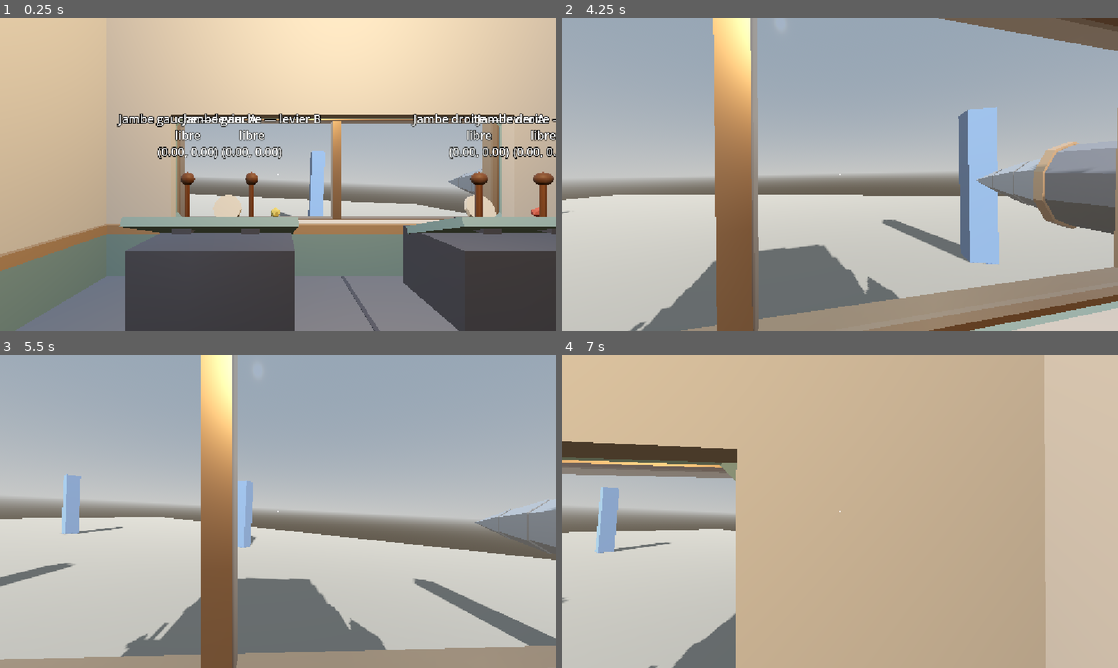
Above: before the commit, frames 1-4 (two rows, left to right).
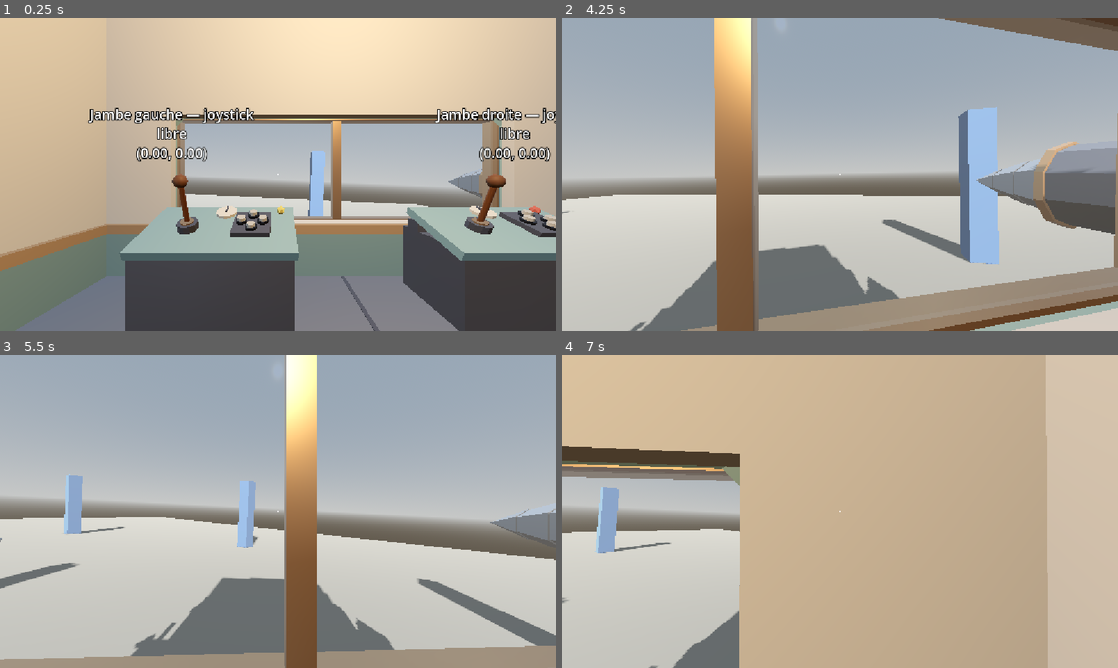
Above: after the commit, the same moments.

Repository: Marchma0/Robot-The-Bot
Game: Godot game, scene res://tests/sandbox_mecha.tscn
Two runs of this game, one before a commit and one after it. Both use one fixed random seed, a clock stepped at 60 frames per second and the inputs below. This scene is started directly instead of the project's main scene.
Inputs (mouse positions are in pixels of both pictures, inside the frame that each line leads up to):
- Up to frame 1 (0.25 s): no input
- Up to frame 2 (4.25 s): move the mouse to (867, 174) at 0.52 s; hold W (move_forward) from 0.53 s (still down); click (867, 174) at 0.6 s; tap Space (jump) at 0.77, 1.52, 3.02, 3.77 s; tap E (interact) at 0.8, 1.35, 2.3, 2.85, 3.8 s; move the mouse to (812, 174) at 1.27 s; click (812, 174) at 1.55 s; move the mouse to (851, 168) at 2.02 s; click (851, 168) at 2.1 s; move the mouse to (834, 180) at 2.77 s; click (834, 180) at 3.05 s; move the mouse to (878, 177) at 3.52 s; click (878, 177) at 3.6 s
- Up to frame 3 (5.5 s): keep holding W (move_forward); move the mouse to (233, 508) at 4.27 s; tap E (interact) at 4.35, 5.3 s; tap Space (jump) at 4.52 s; click (233, 508) at 4.55 s; move the mouse to (283, 511) at 5.02 s; click (283, 511) at 5.1 s
- Up to frame 4 (7 s): move the mouse to (817, 505) at 5.77 s; release W (move_forward) at 5.78 s; hold D (move_right) 5.78-6.53 s; tap E (interact) at 5.85, 6.8 s; tap Space (jump) at 6.02, 6.77 s; click (817, 505) at 6.05 s; move the mouse to (867, 511) at 6.52 s; hold W (move_forward) from 6.53 s (still down); click (867, 511) at 6.6 s

The runs differ from the first frame. In frame 1, 13% of the frame differs, in the area x 15-100%, y 28-78%; in frame 2, 0.2%; in frame 3, 14%, in the area x 0-100%, y 0-100%; in frame 4, 2.5%.

Commit message:
Commandes du robot : joystick + pad par jambe, foreuse, station du grappin
- Ventre : 1 joystick (toutes directions) + 1 pad 4 flèches par jambe
- Foreuse : levier de profondeur (0 → 3 m, reste en place) + bouton miner (interrupteur synchronisé)
- Grappin : station assise Seat (écran = caméra sur la pince, plein écran pour l'occupant, hôte autoritaire)
- Plateaux des consoles inclinés vers l'utilisateur (modèle Blender + positions Godot)

Co-Authored-By: Claude Opus 5.5 <noreply@anthropic.com>

Diff:
--- a/scenes/mecha/controls/push_button.tscn
+++ b/scenes/mecha/controls/push_button.tscn
@@ -25,6 +25,14 @@
 radial_segments = 12
 rings = 1
 
+[sub_resource type="SceneReplicationConfig" id="SceneReplicationConfig_button"]
+properties/0/path = NodePath(".:press_count")
+properties/0/spawn = true
+properties/0/replication_mode = 2
+properties/1/path = NodePath(".:is_on")
+properties/1/spawn = true
+properties/1/replication_mode = 2
+
 [node name="PushButton" type="Area3D"]
 script = ExtResource("1_button")
 
@@ -48,3 +56,6 @@
 pixel_size = 0.0025
 font_size = 32
 outline_size = 8
+
+[node name="MultiplayerSynchronizer" type="MultiplayerSynchronizer" parent="."]
+replication_config = SubResource("SceneReplicationConfig_button")
--- /dev/null
+++ b/scenes/mecha/controls/seat.tscn
@@ -0,0 +1,70 @@
+[gd_scene format=3]
+
+[ext_resource type="Script" path="res://scripts/interaction/seat.gd" id="1_seat"]
+
+[sub_resource type="BoxShape3D" id="BoxShape3D_seat"]
+size = Vector3(0.6, 0.9, 0.6)
+
+[sub_resource type="QuadMesh" id="QuadMesh_screen"]
+size = Vector2(0.48, 0.34)
+
+[sub_resource type="StandardMaterial3D" id="StandardMaterial3D_hint"]
+transparency = 1
+albedo_color = Color(1, 1, 1, 0)
+
+[sub_resource type="BoxMesh" id="BoxMesh_hint"]
+material = SubResource("StandardMaterial3D_hint")
+size = Vector3(0.54, 0.58, 0.54)
+
+[sub_resource type="SceneReplicationConfig" id="SceneReplicationConfig_seat"]
+properties/0/path = NodePath(".:occupant_peer_id")
+properties/0/spawn = true
+properties/0/replication_mode = 2
+
+[node name="Seat" type="Area3D"]
+script = ExtResource("1_seat")
+
+[node name="CollisionShape3D" type="CollisionShape3D" parent="."]
+transform = Transform3D(1, 0, 0, 0, 1, 0, 0, 0, 1, 0, 0.45, 0)
+shape = SubResource("BoxShape3D_seat")
+
+[node name="ChairHint" type="MeshInstance3D" parent="."]
+unique_name_in_owner = true
+transform = Transform3D(1, 0, 0, 0, 1, 0, 0, 0, 1, 0, 0.6, 0)
+cast_shadow = 0
+mesh = SubResource("BoxMesh_hint")
+
+[node name="SitPoint" type="Marker3D" parent="."]
+unique_name_in_owner = true
+transform = Transform3D(1, 0, 0, 0, 1, 0, 0, 0, 1, 0, 0.08, 0)
+
+[node name="Screen" type="MeshInstance3D" parent="."]
+unique_name_in_owner = true
+transform = Transform3D(1, 0, 0, 0, 1, 0, 0, 0, 1, 0, 0.66, -0.765)
+cast_shadow = 0
+mesh = SubResource("QuadMesh_screen")
+
+[node name="FeedViewport" type="SubViewport" parent="."]
+unique_name_in_owner = true
+size = Vector2i(320, 240)
+render_target_update_mode = 4
+
+[node name="FeedCamera" type="Camera3D" parent="FeedViewport"]
+unique_name_in_owner = true
+current = true
+fov = 70.0
+
+[node name="PovCamera" type="Camera3D" parent="."]
+unique_name_in_owner = true
+fov = 75.0
+
+[node name="DebugLabel" type="Label3D" parent="."]
+unique_name_in_owner = true
+transform = Transform3D(1, 0, 0, 0, 1, 0, 0, 0, 1, 0, 1.15, 0)
+billboard = 1
+pixel_size = 0.0025
+font_size = 32
+outline_size = 8
+
+[node name="MultiplayerSynchronizer" type="MultiplayerSynchronizer" parent="."]
+replication_config = SubResource("SceneReplicationConfig_seat")
--- a/scenes/mecha/mecha.tscn
+++ b/scenes/mecha/mecha.tscn
@@ -3,6 +3,7 @@
 [ext_resource type="PackedScene" path="res://assets/models/mecha.glb" id="1_glb"]
 [ext_resource type="PackedScene" path="res://scenes/mecha/controls/lever.tscn" id="2_lever"]
 [ext_resource type="PackedScene" path="res://scenes/mecha/controls/push_button.tscn" id="3_button"]
+[ext_resource type="PackedScene" path="res://scenes/mecha/controls/seat.tscn" id="4_seat"]
 
 [sub_resource type="SceneReplicationConfig" id="SceneReplicationConfig_mecha"]
 properties/0/path = NodePath(".:position")
@@ -63,8 +64,8 @@
 [sub_resource type="BoxShape3D" id="Shape_HeadCeiling"]
 size = Vector3(4.6, 0.1, 4)
 
-[sub_resource type="BoxShape3D" id="Shape_ArmConsoleL"]
-size = Vector3(0.9, 0.5, 0.6)
+[sub_resource type="BoxShape3D" id="Shape_GrabberDesk"]
+size = Vector3(0.8, 0.88, 0.4)
 
 [sub_resource type="BoxShape3D" id="Shape_ArmConsoleR"]
 size = Vector3(0.9, 0.5, 0.6)
@@ -157,9 +158,9 @@
 transform = Transform3D(1, 0, 0, 0, 1, 0, 0, 0, 1, 0, 8.35, 0)
 shape = SubResource("Shape_HeadCeiling")
 
-[node name="ArmConsoleL" type="CollisionShape3D" parent="Hull"]
-transform = Transform3D(1, 0, 0, 0, 1, 0, 0, 0, 1, -1.1, 5.85, -1.45)
-shape = SubResource("Shape_ArmConsoleL")
+[node name="GrabberDesk" type="CollisionShape3D" parent="Hull"]
+transform = Transform3D(1, 0, 0, 0, 1, 0, 0, 0, 1, -1.1, 6.04, -1.55)
+shape = SubResource("Shape_GrabberDesk")
 
 [node name="ArmConsoleR" type="CollisionShape3D" parent="Hull"]
 transform = Transform3D(1, 0, 0, 0, 1, 0, 0, 0, 1, 1.1, 5.85, -1.45)
@@ -201,67 +202,90 @@
 
 [node name="Controls" type="Node3D" parent="."]
 
-[node name="LegL_LeverA" parent="Controls" instance=ExtResource("2_lever")]
-transform = Transform3D(1, 0, 0, 0, 1, 0, 0, 0, 1, -1.22, 3.22, -1.4)
-display_name = "Jambe gauche — levier A"
-axes = 0
+[node name="LegL_Stick" parent="Controls" instance=ExtResource("2_lever")]
+transform = Transform3D(1, 0, 0, 0, 0.9397, -0.342, 0, 0.342, 0.9397, -1.22, 3.2249, -1.3944)
+display_name = "Jambe gauche — joystick"
+axes = 1
 handle_length = 0.3
 knob_color = Color(0.45, 0.28, 0.14, 1)
 
-[node name="LegL_LeverB" parent="Controls" instance=ExtResource("2_lever")]
-transform = Transform3D(1, 0, 0, 0, 1, 0, 0, 0, 1, -0.78, 3.22, -1.4)
-display_name = "Jambe gauche — levier B"
-axes = 0
+[node name="LegL_PadUp" parent="Controls" instance=ExtResource("3_button")]
+transform = Transform3D(0.55, 0, 0, 0, 0.5168, -0.1881, 0, 0.1881, 0.5168, -0.78, 3.2467, -1.4982)
+display_name = "Jambe gauche — pad haut"
+cap_color = Color(0.78, 0.76, 0.7, 1)
+show_debug = false
+
+[node name="LegL_PadDown" parent="Controls" instance=ExtResource("3_button")]
+transform = Transform3D(0.55, 0, 0, 0, 0.5168, -0.1881, 0, 0.1881, 0.5168, -0.78, 3.1954, -1.3573)
+display_name = "Jambe gauche — pad bas"
+cap_color = Color(0.78, 0.76, 0.7, 1)
+show_debug = false
+
+[node name="LegL_PadLeft" parent="Controls" instance=ExtResource("3_button")]
+transform = Transform3D(0.55, 0, 0, 0, 0.5168, -0.1881, 0, 0.1881, 0.5168, -0.855, 3.2211, -1.4278)
+display_name = "Jambe gauche — pad gauche"
+cap_color = Color(0.78, 0.76, 0.7, 1)
+show_debug = false
+
+[node name="LegL_PadRight" parent="Controls" instance=ExtResource("3_button")]
+transform = Transform3D(0.55, 0, 0, 0, 0.5168, -0.1881, 0, 0.1881, 0.5168, -0.705, 3.2211, -1.4278)
+display_name = "Jambe gauche — pad droite"
+cap_color = Color(0.78, 0.76, 0.7, 1)
+show_debug = false
+
+[node name="LegR_Stick" parent="Controls" instance=ExtResource("2_lever")]
+transform = Transform3D(1, 0, 0, 0, 0.9397, -0.342, 0, 0.342, 0.9397, 0.78, 3.2249, -1.3944)
+display_name = "Jambe droite — joystick"
+axes = 1
 handle_length = 0.3
 knob_color = Color(0.45, 0.28, 0.14, 1)
 
-[node name="LegR_LeverA" parent="Controls" instance=ExtResource("2_lever")]
-transform = Transform3D(1, 0, 0, 0, 1, 0, 0, 0, 1, 0.78, 3.22, -1.4)
-display_name = "Jambe droite — levier A"
+[node name="LegR_PadUp" parent="Controls" instance=ExtResource("3_button")]
+transform = Transform3D(0.55, 0, 0, 0, 0.5168, -0.1881, 0, 0.1881, 0.5168, 1.22, 3.2467, -1.4982)
+display_name = "Jambe droite — pad haut"
+cap_color = Color(0.78, 0.76, 0.7, 1)
+show_debug = false
+
+[node name="LegR_PadDown" parent="Controls" instance=ExtResource("3_button")]
+transform = Transform3D(0.55, 0, 0, 0, 0.5168, -0.1881, 0, 0.1881, 0.5168, 1.22, 3.1954, -1.3573)
+display_name = "Jambe droite — pad bas"
+cap_color = Color(0.78, 0.76, 0.7, 1)
+show_debug = false
+
+[node name="LegR_PadLeft" parent="Controls" instance=ExtResource("3_button")]
+transform = Transform3D(0.55, 0, 0, 0, 0.5168, -0.1881, 0, 0.1881, 0.5168, 1.145, 3.2211, -1.4278)
+display_name = "Jambe droite — pad gauche"
+cap_color = Color(0.78, 0.76, 0.7, 1)
+show_debug = false
+
+[node name="LegR_PadRight" parent="Controls" instance=ExtResource("3_button")]
+transform = Transform3D(0.55, 0, 0, 0, 0.5168, -0.1881, 0, 0.1881, 0.5168, 1.295, 3.2211, -1.4278)
+display_name = "Jambe droite — pad droite"
+cap_color = Color(0.78, 0.76, 0.7, 1)
+show_debug = false
+
+[node name="Drill_Depth" parent="Controls" instance=ExtResource("2_lever")]
+transform = Transform3D(1, 0, 0, 0, 0.9397, -0.342, 0, 0.342, 0.9397, 1.25, 6.2189, -1.3573)
+display_name = "Foreuse — profondeur"
 axes = 0
-handle_length = 0.3
-knob_color = Color(0.45, 0.28, 0.14, 1)
-
-[node name="LegR_LeverB" parent="Controls" instance=ExtResource("2_lever")]
-transform = Transform3D(1, 0, 0, 0, 1, 0, 0, 0, 1, 1.22, 3.22, -1.4)
-display_name = "Jambe droite — levier B"
-axes = 0
-handle_length = 0.3
-knob_color = Color(0.45, 0.28, 0.14, 1)
-
-[node name="Grabber_Stick" parent="Controls" instance=ExtResource("2_lever")]
-transform = Transform3D(1, 0, 0, 0, 1, 0, 0, 0, 1, -1.1, 6.28, -1.38)
-display_name = "Grappin — joystick"
-axes = 1
-handle_length = 0.2
-knob_color = Color(0.9, 0.7, 0.15, 1)
-
-[node name="Drill_Stick" parent="Controls" instance=ExtResource("2_lever")]
-transform = Transform3D(1, 0, 0, 0, 1, 0, 0, 0, 1, 1.1, 6.28, -1.38)
-display_name = "Foreuse — joystick"
-axes = 1
-handle_length = 0.2
+handle_length = 0.28
+one_axis_min = 0
+spring_back = false
 knob_color = Color(0.8, 0.15, 0.1, 1)
 
-[node name="Grabber_ButtonGreen" parent="Controls" instance=ExtResource("3_button")]
-transform = Transform3D(1, 0, 0, 0, 0.9397, 0.342, 0, -0.342, 0.9397, -1.4, 6.22, -1.5)
-display_name = "Grappin — bouton vert"
-cap_color = Color(0.2, 0.7, 0.25, 1)
-
-[node name="Grabber_ButtonRed" parent="Controls" instance=ExtResource("3_button")]
-transform = Transform3D(1, 0, 0, 0, 0.9397, 0.342, 0, -0.342, 0.9397, -0.8, 6.22, -1.5)
-display_name = "Grappin — bouton rouge"
+[node name="Drill_Mine" parent="Controls" instance=ExtResource("3_button")]
+transform = Transform3D(1.4, 0, 0, 0, 1.3156, -0.4788, 0, 0.4788, 1.3156, 0.9, 6.2348, -1.4154)
+display_name = "Foreuse — miner"
 cap_color = Color(0.8, 0.15, 0.1, 1)
-
-[node name="Drill_ButtonGreen" parent="Controls" instance=ExtResource("3_button")]
-transform = Transform3D(1, 0, 0, 0, 0.9397, 0.342, 0, -0.342, 0.9397, 0.8, 6.22, -1.5)
-display_name = "Foreuse — bouton vert"
-cap_color = Color(0.2, 0.7, 0.25, 1)
-
-[node name="Drill_ButtonRed" parent="Controls" instance=ExtResource("3_button")]
-transform = Transform3D(1, 0, 0, 0, 0.9397, 0.342, 0, -0.342, 0.9397, 1.4, 6.22, -1.5)
-display_name = "Foreuse — bouton rouge"
-cap_color = Color(0.8, 0.15, 0.1, 1)
+toggle = true
+
+[node name="Grabber_Seat" parent="Controls" node_paths=PackedStringArray("camera_anchor") instance=ExtResource("4_seat")]
+transform = Transform3D(1, 0, 0, 0, 1, 0, 0, 0, 1, -1.1, 5.6, -0.85)
+display_name = "Grappin — poste"
+camera_anchor = NodePath("../../GrabberCamAnchor")
+
+[node name="GrabberCamAnchor" type="Marker3D" parent="."]
+transform = Transform3D(1, 0, 0, 0, 0.8829, 0.4695, 0, -0.4695, 0.8829, -2.95, 4.3, -2.3)
 
 [node name="Players" type="Node3D" parent="."]
 
--- a/scenes/player/dwarf.tscn
+++ b/scenes/player/dwarf.tscn
@@ -56,6 +56,7 @@
 visible = false
 
 [node name="Crosshair" type="CenterContainer" parent="Hud"]
+unique_name_in_owner = true
 anchors_preset = 15
 anchor_right = 1.0
 anchor_bottom = 1.0
--- a/scripts/interaction/interactor.gd
+++ b/scripts/interaction/interactor.gd
@@ -2,13 +2,13 @@
 extends RayCast3D
 ## Rayon de visée du nain local (enfant de sa caméra).
 ## Trouve la commande visée, la surligne, envoie les demandes à l'hôte
-## (appuyer, attraper, lâcher) et pilote le levier tenu.
+## (appuyer, attraper, lâcher, s'installer, se lever) et pilote le levier tenu.
 ## Actif uniquement pour le joueur local.
 
 ## Le message à afficher a changé ("" = rien à afficher).
 signal prompt_changed(text: String)
 
-## Délai max d'attente de la réponse de l'hôte après une demande d'attraper.
+## Délai max d'attente de la réponse de l'hôte après une demande (attraper, s'installer).
 const GRAB_TIMEOUT: float = 1.0
 
 ## Variation de la valeur du levier par pixel de souris.
@@ -21,6 +21,9 @@
 var _grab_pending: bool = false
 var _grab_wait: float = 0.0
 var _wanted: Vector2 = Vector2.ZERO
+var _seat: Seat = null
+var _seat_pending: bool = false
+var _seat_wait: float = 0.0
 var _prompt: String = ""
 
 
@@ -29,9 +32,14 @@
 
 
 func _physics_process(delta: float) -> void:
-	_update_target()
-	_handle_actions()
-	_update_held(delta)
+	if _seat != null:
+		# Assis (ou en attente de l'hôte) : seule action possible, se lever.
+		_set_target(null)
+		_update_seat(delta)
+	else:
+		_update_target()
+		_handle_actions()
+		_update_held(delta)
 	_update_prompt()
 
 
@@ -45,6 +53,13 @@
 ## Vrai quand le joueur tient un levier (confirmé par l'hôte).
 func is_holding() -> bool:
 	return _held != null and not _grab_pending and _held.is_held_locally()
+
+
+## Le siège où le joueur est installé (confirmé par l'hôte), sinon null.
+func get_seat() -> Seat:
+	if _seat != null and not _seat_pending and _seat.is_seated_locally():
+		return _seat
+	return null
 
 
 ## Mouvement de souris en pixels (x droite, y haut) pendant qu'on tient un levier.
@@ -82,6 +97,11 @@
 	var grab: bool = Input.is_action_just_pressed("grab")
 	if _target is PushButton and (press or grab):
 		(_target as PushButton).request_press.rpc_id(1)
+	elif _target is Seat and (press or grab) and _held == null:
+		_seat = _target as Seat
+		_seat_pending = true
+		_seat_wait = 0.0
+		_seat.request_sit.rpc_id(1)
 	elif _target is Lever and grab and _held == null:
 		_held = _target as Lever
 		_grab_pending = true
@@ -112,6 +132,23 @@
 	_held.submit_value.rpc_id(1, _wanted)
 
 
+func _update_seat(delta: float) -> void:
+	if _seat_pending:
+		_seat_wait += delta
+		if _seat.is_seated_locally():
+			_seat_pending = false
+		elif _seat_wait > GRAB_TIMEOUT or _seat.occupant_peer_id != 0:
+			_seat = null   # refusé (occupé, trop loin…)
+			_seat_pending = false
+		return
+	if not _seat.is_seated_locally():
+		_seat = null   # l'hôte nous a libéré
+		return
+	if Input.is_action_just_pressed("interact"):
+		_seat.request_leave.rpc_id(1)
+		_seat = null
+
+
 func _release() -> void:
 	# Envoyé même si l'hôte n'a pas encore répondu : les RPC fiables arrivent dans l'ordre,
 	# donc un "attraper" accepté juste avant sera bien suivi du "lâcher".
@@ -122,7 +159,9 @@
 
 func _update_prompt() -> void:
 	var text: String = ""
-	if _held != null and not _grab_pending:
+	if _seat != null and not _seat_pending:
+		text = _seat.get_prompt()
+	elif _held != null and not _grab_pending:
 		text = _held.get_prompt()
 	elif _target != null:
 		text = _target.get_prompt()
--- a/scripts/interaction/lever.gd
+++ b/scripts/interaction/lever.gd
@@ -20,6 +20,8 @@
 @export var knob_color: Color = Color(0.45, 0.28, 0.14)
 ## Longueur de la tige (m), à l'échelle des nains : ~0.3 pour un levier, ~0.2 pour un joystick.
 @export var handle_length: float = 0.3
+## Levier à 1 axe : valeur minimale (0 = le levier ne va pas en arrière, ex. profondeur de la foreuse).
+@export_range(-1.0, 0.0) var one_axis_min: float = -1.0
 
 ## Position du levier, chaque axe dans [-1, 1]. y = avant (+) / arrière (-), x = droite (+) / gauche (-).
 var value: Vector2 = Vector2.ZERO
@@ -120,7 +122,7 @@
 
 func _constrain(raw: Vector2) -> Vector2:
 	if axes == Axes.ONE:
-		return Vector2(0.0, clampf(raw.y, -1.0, 1.0))
+		return Vector2(0.0, clampf(raw.y, one_axis_min, 1.0))
 	# Joystick : débattement circulaire (la diagonale ne va pas plus loin que tout droit).
 	return raw.limit_length(1.0)
 
--- a/scripts/interaction/push_button.gd
+++ b/scripts/interaction/push_button.gd
@@ -1,7 +1,9 @@
 class_name PushButton
 extends Interactable
 ## Bouton : action instantanée (E / clic), utilisable en marchant.
-## L'hôte valide l'appui, émet `pressed`, puis joue l'animation chez tout le monde.
+## En mode `toggle`, chaque appui allume / éteint (le bouton reste enfoncé et brille quand il est allumé).
+## L'hôte valide l'appui, émet `pressed`, met à jour l'état (répliqué par le
+## MultiplayerSynchronizer) puis déclenche l'animation chez tout le monde.
 
 ## Émis sur l'hôte uniquement, après validation.
 signal pressed(peer_id: int)
@@ -10,11 +12,17 @@
 const PRESS_DURATION: float = 0.15
 
 @export var cap_color: Color = Color(0.8, 0.15, 0.1)
+## Interrupteur : un appui allume, l'appui suivant éteint.
+@export var toggle: bool = false
 
+## Nombre d'appuis validés. Autorité : hôte.
 var press_count: int = 0
+## État allumé (mode toggle). Autorité : hôte.
+var is_on: bool = false
 
 var _press_timer: float = 0.0
 var _cap_rest_y: float = 0.0
+var _cap_material: StandardMaterial3D
 
 @onready var _cap: MeshInstance3D = %Cap
 @onready var _debug_label: Label3D = %DebugLabel
@@ -22,22 +30,30 @@
 
 func _ready() -> void:
 	super()
-	var material: StandardMaterial3D = StandardMaterial3D.new()
-	material.albedo_color = cap_color
-	material.roughness = 0.5
-	_cap.material_override = material
+	_cap_material = StandardMaterial3D.new()
+	_cap_material.albedo_color = cap_color
+	_cap_material.roughness = 0.5
+	_cap_material.emission = cap_color
+	_cap.material_override = _cap_material
 	_cap_rest_y = _cap.position.y
 	_debug_label.visible = show_debug
-	_update_debug()
+	NetworkManager.session_ended.connect(_on_session_ended)
 
 
 func _process(delta: float) -> void:
 	# Animation purement visuelle (pas de gameplay ici).
 	_press_timer = maxf(_press_timer - delta, 0.0)
-	_cap.position.y = _cap_rest_y - (PRESS_DEPTH if _press_timer > 0.0 else 0.0)
+	var down: bool = _press_timer > 0.0 or (toggle and is_on)
+	_cap.position.y = _cap_rest_y - (PRESS_DEPTH if down else 0.0)
+	_cap_material.emission_enabled = toggle and is_on
+	if show_debug:
+		var state: String = ("allumé" if is_on else "éteint") if toggle else "appuis : %d" % press_count
+		_debug_label.text = "%s\n%s" % [display_name, state]
 
 
 func get_prompt() -> String:
+	if toggle:
+		return "[E / clic] %s — %s" % ["éteindre" if is_on else "allumer", display_name]
 	return "[E / clic] appuyer — %s" % display_name
 
 
@@ -49,20 +65,21 @@
 	if not is_peer_in_reach(sender, reach):
 		return
 	press_count += 1
+	if toggle:
+		is_on = not is_on
 	pressed.emit(sender)
-	_play_press.rpc(press_count)
+	_play_press.rpc()
 
 
 @rpc("authority", "call_local", "reliable")
-func _play_press(count: int) -> void:
-	press_count = count
+func _play_press() -> void:
 	_press_timer = PRESS_DURATION
-	_update_debug()
 
 
 func _get_highlight_meshes() -> Array[GeometryInstance3D]:
 	return [_cap]
 
 
-func _update_debug() -> void:
-	_debug_label.text = "%s\nappuis : %d" % [display_name, press_count]
+func _on_session_ended(_reason: String) -> void:
+	press_count = 0
+	is_on = false
--- /dev/null
+++ b/scripts/interaction/seat.gd
@@ -0,0 +1,116 @@
+class_name Seat
+extends Interactable
+## Station assise avec écran (grappin) : seule exception aux commandes libres.
+## On s'installe avec E : le nain ne bouge plus, le joueur voit en plein écran par une
+## caméra placée sur `camera_anchor` (ex. la main du grappin) et ses entrées sont
+## envoyées à la station. L'écran de la cabine montre cette caméra à tout le monde.
+##
+## Réseau : l'hôte est autoritaire sur `occupant_peer_id` (répliqué). Les entrées de
+## l'occupant arrivent en unreliable_ordered ; l'hôte ignore celles des autres.
+
+## Point suivi par les caméras (sera porté par le bras du grappin en M9).
+@export var camera_anchor: Node3D
+@export var feed_resolution: Vector2i = Vector2i(320, 240)
+
+## Peer installé sur le siège (0 = libre). Autorité : hôte.
+var occupant_peer_id: int = 0
+## Dernières entrées de l'occupant (hôte uniquement) : déplacement et regard, -1..1 / delta.
+var control_move: Vector2 = Vector2.ZERO
+var control_look: Vector2 = Vector2.ZERO
+
+@onready var _sit_point: Marker3D = %SitPoint
+@onready var _screen: MeshInstance3D = %Screen
+@onready var _feed_viewport: SubViewport = %FeedViewport
+@onready var _feed_camera: Camera3D = %FeedCamera
+@onready var _pov_camera: Camera3D = %PovCamera
+@onready var _chair_hint: MeshInstance3D = %ChairHint
+@onready var _debug_label: Label3D = %DebugLabel
+
+
+func _ready() -> void:
+	super()
+	add_to_group(&"seats")
+	_feed_viewport.size = feed_resolution
+	var material: StandardMaterial3D = StandardMaterial3D.new()
+	material.shading_mode = BaseMaterial3D.SHADING_MODE_UNSHADED
+	material.albedo_texture = _feed_viewport.get_texture()
+	_screen.material_override = material
+	_debug_label.visible = show_debug
+	NetworkManager.player_left.connect(_on_player_left)
+	NetworkManager.session_ended.connect(_on_session_ended)
+
+
+func _process(_delta: float) -> void:
+	# Les caméras suivent le point d'ancrage (visuel, pas de gameplay).
+	if camera_anchor != null:
+		_feed_camera.global_transform = camera_anchor.global_transform
+		_pov_camera.global_transform = camera_anchor.global_transform
+	if show_debug:
+		var who: String = "libre" if occupant_peer_id == 0 else "occupé par %d" % occupant_peer_id
+		_debug_label.text = "%s\n%s\nmove %s look %s" % [display_name, who, control_move.snapped(Vector2.ONE * 0.01), control_look.snapped(Vector2.ONE * 0.01)]
+
+
+func get_prompt() -> String:
+	if is_seated_locally():
+		return "[E] se lever — %s" % display_name
+	if occupant_peer_id != 0:
+		return "%s — occupé" % display_name
+	return "[E / clic] s'installer — %s" % display_name
+
+
+func is_seated_locally() -> bool:
+	return occupant_peer_id != 0 and occupant_peer_id == multiplayer.get_unique_id()
+
+
+## Où placer le nain assis (repère global).
+func get_sit_transform() -> Transform3D:
+	return _sit_point.global_transform
+
+
+func get_pov_camera() -> Camera3D:
+	return _pov_camera
+
+
+@rpc("any_peer", "call_local", "reliable")
+func request_sit() -> void:
+	if not multiplayer.is_server():
+		return
+	var sender: int = multiplayer.get_remote_sender_id()
+	if occupant_peer_id != 0 or not is_peer_in_reach(sender, reach):
+		return
+	for node: Node in get_tree().get_nodes_in_group(&"seats"):
+		if (node as Seat).occupant_peer_id == sender:
+			return
+	occupant_peer_id = sender
+
+
+@rpc("any_peer", "call_local", "reliable")
+func request_leave() -> void:
+	if multiplayer.is_server() and multiplayer.get_remote_sender_id() == occupant_peer_id:
+		_free_seat()
+
+
+@rpc("any_peer", "call_local", "unreliable_ordered")
+func submit_controls(move: Vector2, look: Vector2) -> void:
+	if multiplayer.is_server() and multiplayer.get_remote_sender_id() == occupant_peer_id:
+		control_move = move.limit_length(1.0)
+		control_look = look
+
+
+func _get_highlight_meshes() -> Array[GeometryInstance3D]:
+	return [_chair_hint]
+
+
+func _free_seat() -> void:
+	occupant_peer_id = 0
+	control_move = Vector2.ZERO
+	control_look = Vector2.ZERO
+
+
+func _on_player_left(peer_id: int) -> void:
+	if multiplayer.is_server() and peer_id == occupant_peer_id:
+		_free_seat()
+
+
+func _on_session_ended(_reason: String) -> void:
+	_free_seat()
--- a/scripts/player/dwarf.gd
+++ b/scripts/player/dwarf.gd
@@ -30,6 +30,9 @@
 
 var _gravity: float = ProjectSettings.get_setting("physics/3d/default_gravity")
 var _spawn_position: Vector3 = Vector3.ZERO
+## Regard accumulé pendant qu'on est assis (envoyé à la station à chaque frame physique).
+var _seat_look: Vector2 = Vector2.ZERO
+var _pov_active: bool = false
 
 @onready var _head: Node3D = %Head
 @onready var _camera: Camera3D = %Camera
@@ -39,6 +42,7 @@
 @onready var _interactor: Interactor = %Interactor
 @onready var _hud: CanvasLayer = %Hud
 @onready var _prompt_label: Label = %PromptLabel
+@onready var _crosshair: Control = %Crosshair
 
 
 func _enter_tree() -> void:
@@ -85,8 +89,10 @@
 			Input.mouse_mode = Input.MOUSE_MODE_CAPTURED
 	elif event is InputEventMouseMotion and Input.mouse_mode == Input.MOUSE_MODE_CAPTURED:
 		var motion: InputEventMouseMotion = event
-		# Quand on tient un levier, la souris le bouge au lieu de tourner la tête.
-		if _interactor.is_holding():
+		# Assis : la souris pilote la station. Levier tenu : elle bouge le levier.
+		if _interactor.get_seat() != null:
+			_seat_look += Vector2(motion.relative.x, -motion.relative.y) * mouse_sensitivity
+		elif _interactor.is_holding():
 			_interactor.drive_mouse(Vector2(motion.relative.x, -motion.relative.y))
 		else:
 			_look(-motion.relative * mouse_sensitivity)
@@ -94,6 +100,11 @@
 
 func _physics_process(delta: float) -> void:
 	var stick: Vector2 = Input.get_vector("look_left", "look_right", "look_up", "look_down")
+	var seat: Seat = _interactor.get_seat()
+	_update_view(seat)
+	if seat != null:
+		_stay_seated(seat, Vector2(stick.x, -stick.y) * stick_look_speed * delta)
+		return
 	if _interactor.is_holding():
 		_interactor.drive_stick(Vector2(stick.x, -stick.y), delta)
 	else:
@@ -135,6 +146,28 @@
 	_prompt_label.text = text
 
 
+## Assis : le nain reste sur le siège et ses entrées partent vers la station (hôte).
+func _stay_seated(seat: Seat, stick_look: Vector2) -> void:
+	global_transform = seat.get_sit_transform()
+	velocity = Vector3.ZERO
+	var move: Vector2 = Input.get_vector("move_left", "move_right", "move_back", "move_forward")
+	seat.submit_controls.rpc_id(1, move, _seat_look + stick_look)
+	_seat_look = Vector2.ZERO
+
+
+## Plein écran sur la caméra de la station quand on est assis, sinon caméra du nain.
+func _update_view(seat: Seat) -> void:
+	var want_pov: bool = seat != null
+	if want_pov == _pov_active:
+		return
+	_pov_active = want_pov
+	if want_pov:
+		seat.get_pov_camera().current = true
+	else:
+		_camera.current = true
+	_crosshair.visible = not want_pov
+
+
 ## delta.x = lacet (corps), delta.y = tangage (tête), en radians.
 func _look(delta: Vector2) -> void:
 	rotation.y += delta.x
Binary file changed: assets/models/mecha.glb
Not shown, added: scripts/interaction/seat.gd.uid
Not shown, changed: CLAUDE.md
Not shown, changed: blender/mecha.blend
Not shown, changed: docs/decisions.md
Not shown, changed: docs/design_jambes.md
